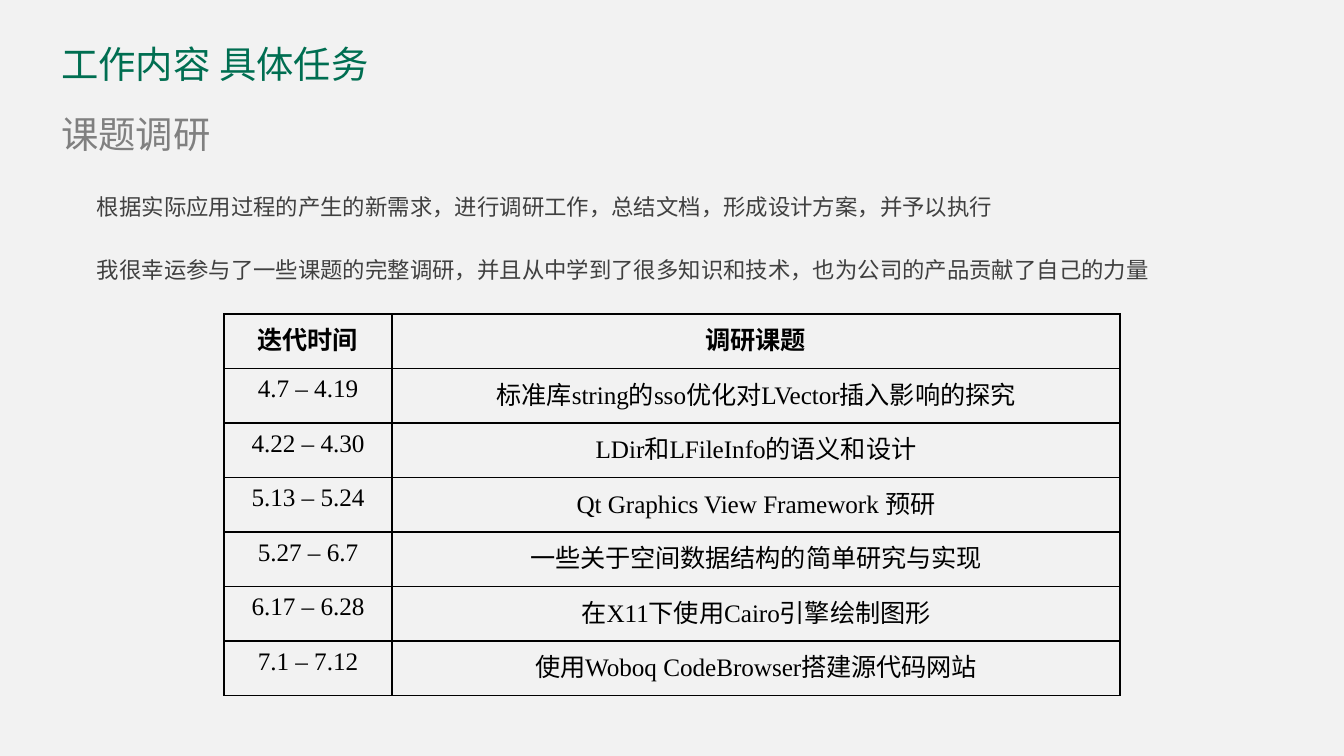
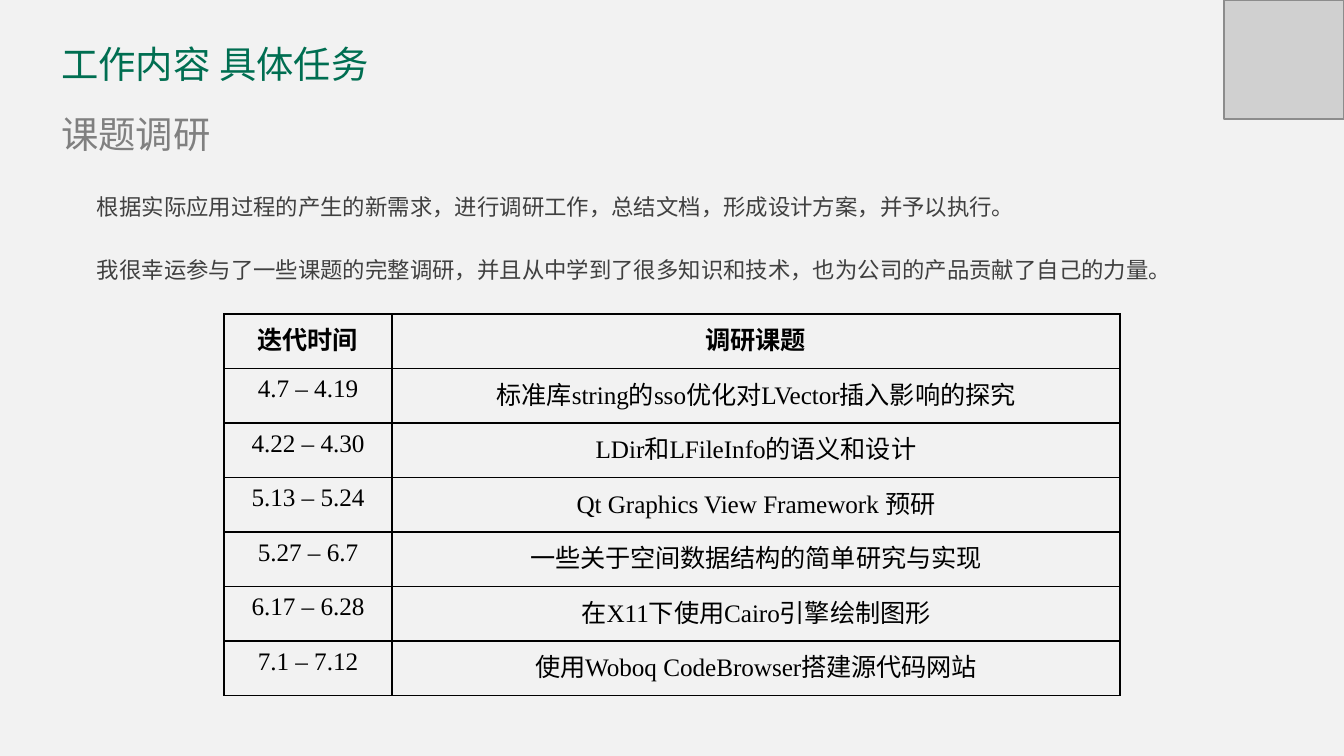
Before and after one commit to DavidingPlus/study-notes, a slide deck: slide 12 of 实习/合迅科技/实习答辩/刘治学-答辩 PPT.pptx. Drawn at 1344x756 pixels with LibreOffice and Linux fonts; fonts in the diff are those of the drawing; grey boxes stand for pictures. Boxes give left, top, right and bottom in pixels: in the first picture for what was removed or moved away, otherwise in the second. Text is boxed around its words. In the diff, an @@ line names an element or a change of style, - is before the commit and + after.

```diff
--- a/实习/合迅科技/实习答辩/刘治学-答辩 PPT.pptx
+++ b/实习/合迅科技/实习答辩/刘治学-答辩 PPT.pptx
@@ picture added at (x1=1224, y1=0, x2=1344, y2=120) @@
@@ text at (x1=97, y1=196, x2=1171, y2=280): text changed @@
-根据实际应用过程的产生的新需求，进行调研工作，总结文档，形成设计方案，并予以执行
-我很幸运参与了一些课题的完整调研，并且从中学到了很多知识和技术，也为公司的产品贡献了自己的力量
+根据实际应用过程的产生的新需求，进行调研工作，总结文档，形成设计方案，并予以执行。
+我很幸运参与了一些课题的完整调研，并且从中学到了很多知识和技术，也为公司的产品贡献了自己的力量。
```
Also in this commit, not shown: 21 other slides changed, 4 slides added, 1 slide removed, 1 other file.
